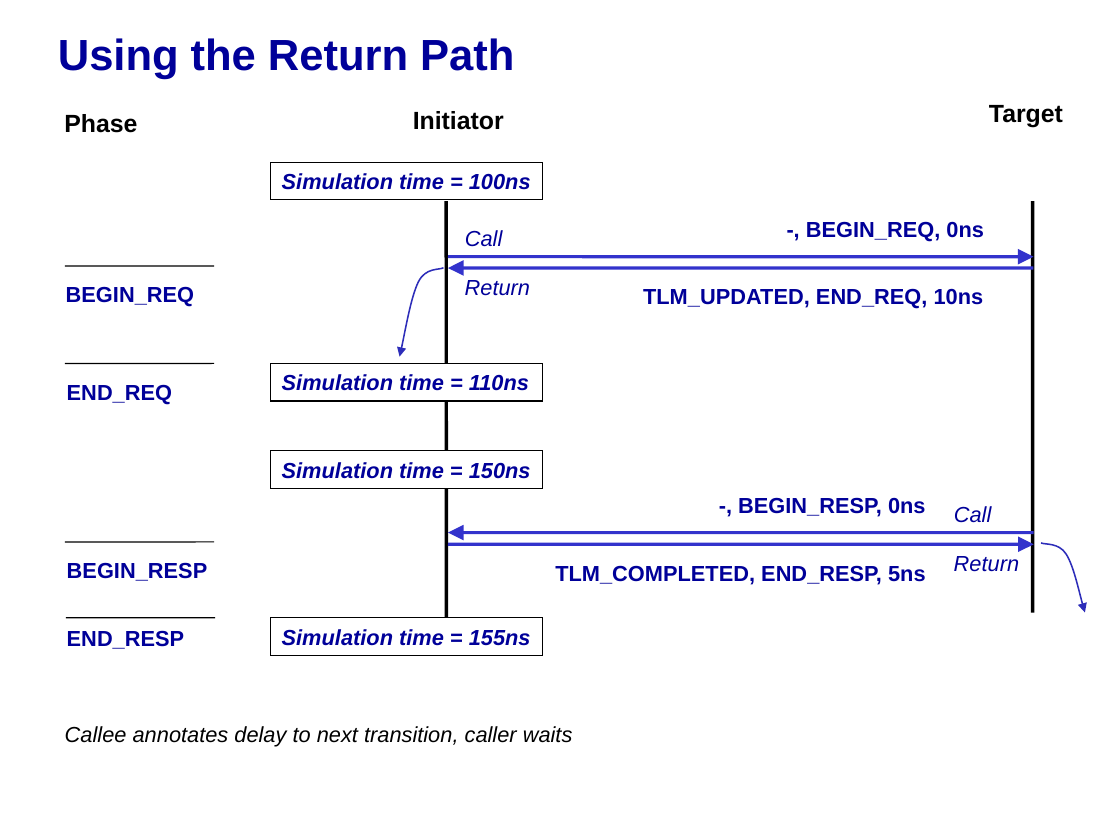
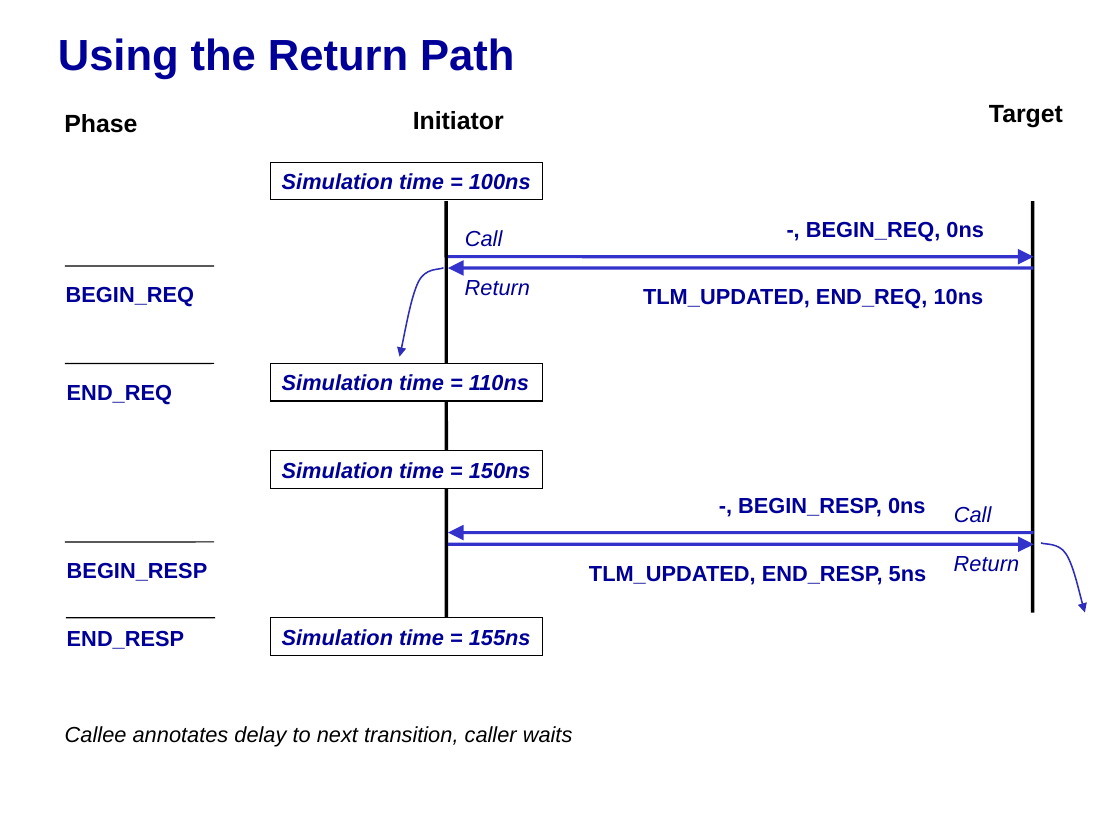
Before and after one commit to accellera-official/systemc, a slide deck: slide 37 of docs/release/TLM_2_0_presentation.ppt. Drawn at 1120x840 pixels with LibreOffice and Linux fonts; fonts in the diff are those of the drawing; background and template pictures are left out. Boxes give left, top, right and bottom in pixels: in the first picture for what was removed or moved away, otherwise in the second. Text is boxed around its words. In the diff, an @@ line names an element or a change of style, - is before the commit and + after.

```diff
--- a/docs/release/TLM_2_0_presentation.ppt
+++ b/docs/release/TLM_2_0_presentation.ppt
@@ text at <box>589,565,927,585</box>: text changed @@
-TLM_COMPLETED, END_RESP, 5ns
+TLM_UPDATED, END_RESP, 5ns
```
Also in this commit, not shown: 5 other slides changed, 2 other files.
